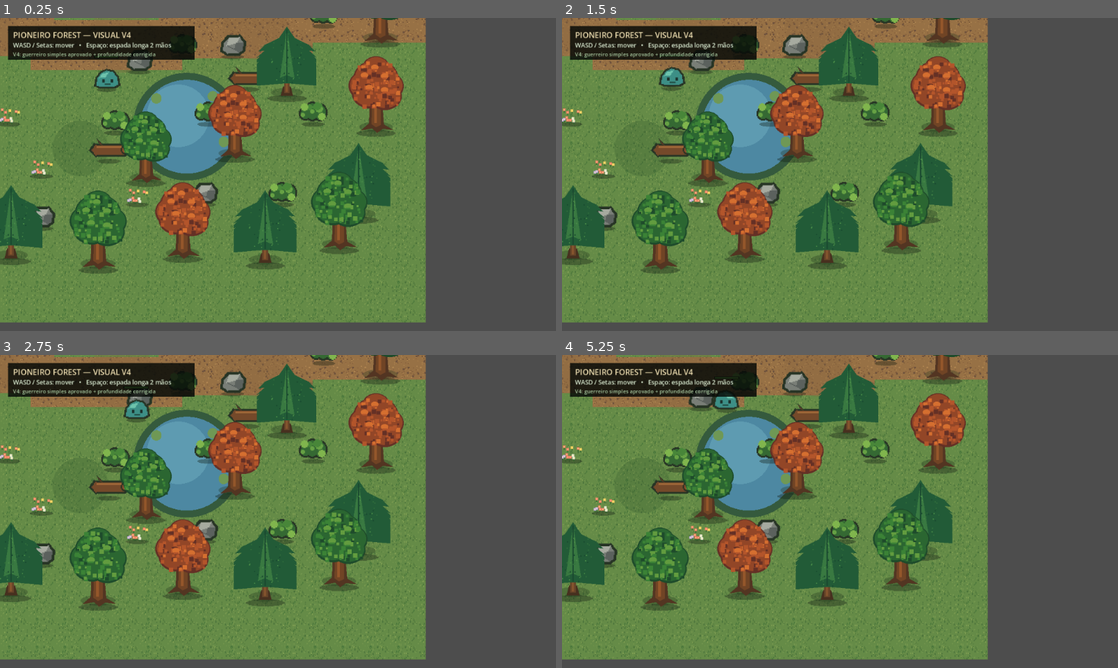
Above: before the commit, frames 1-4 (two rows, left to right).
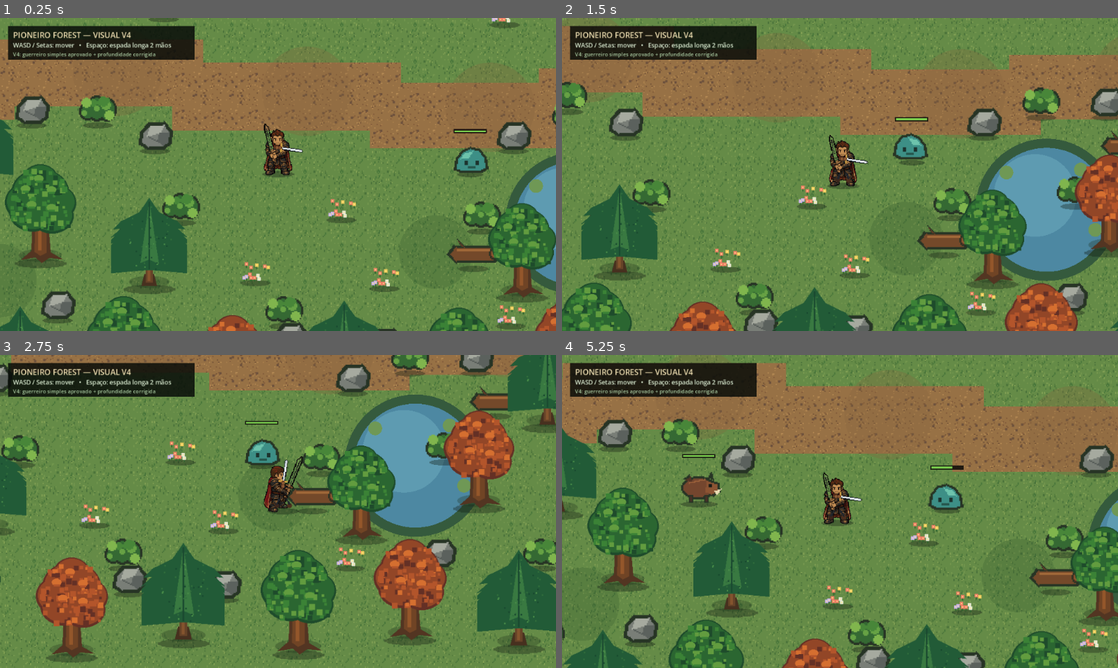
Above: after the commit, the same moments.

Repository: PIONEIRO/PioneiroForestPrototype
Game: Godot game, scene res://scenes/forest_test.tscn
Same seed, same stepped clock (60 frames per second), same inputs: the game is played once before the commit and once after it.
Inputs:
- Up to frame 1 (0.25 s): no input
- Up to frame 2 (1.5 s): hold Right (ui_right) 0.53-1.28 s; tap Space at 0.77 s; hold Down (ui_down) from 1.28 s (still down)
- Up to frame 3 (2.75 s): tap Space at 1.52 s; release Down (ui_down) at 2.03 s; hold Right (ui_right) from 2.03 s (still down)
- Up to frame 4 (5.25 s): release Right (ui_right) at 2.78 s; hold Up (ui_up) 2.78-3.53 s; tap Space at 3.02, 3.77, 4.52 s; hold Left (ui_left) 3.53-5.03 s; hold Down (ui_down) from 5.03 s (still down)

The runs differ from the first frame. In frame 1, 67% of the frame differs, in the area x 0-100%, y 0-100%; in frame 2, 67%; in frame 3, 67%; in frame 4, 69%.
Error before the commit: Parse Error: Cannot infer the type of "swing" variable because the value doesn't have a set type. (res://scripts/player.gd:192)

Commit message:
fix: type V5 animation frame values

Diff:
--- a/scripts/player.gd
+++ b/scripts/player.gd
@@ -187,9 +187,9 @@
 			_draw_weapon(walk, direction, y, 0.0, false)
 		for frame in range(ATTACK_FRAMES):
 			var y := frame * int(CELL_SIZE.y)
-			var lunge := facing_vector_from_index(direction) * float([0,1,2,3,2,0][frame])
+			var lunge: Vector2 = facing_vector_from_index(direction) * float([0,1,2,3,2,0][frame])
 			attack.blit_rect(source, source_rect, Vector2i(base_x + int(round(lunge.x)), y + int(round(lunge.y))))
-			var swing := [-1.05, -0.65, -0.25, 0.18, 0.58, 0.88][frame]
+			var swing: float = float([-1.05, -0.65, -0.25, 0.18, 0.58, 0.88][frame])
 			_draw_weapon(attack, direction, y, swing, true)
 	_idle_texture = ImageTexture.create_from_image(idle)
 	_walk_texture = ImageTexture.create_from_image(walk)
@@ -197,7 +197,7 @@
 
 func _draw_walk_legs(image: Image, direction: int, frame: int, y_offset: int) -> void:
 	var center_x := direction * int(CELL_SIZE.x) + 48
-	var stride := [3, 1, -3, -1][frame]
+	var stride: int = int([3, 1, -3, -1][frame])
 	var boot_y := y_offset + 82
 	_draw_disc(image, center_x - 7 + stride, boot_y, 4, Color("#3b261c"))
 	_draw_disc(image, center_x + 7 - stride, boot_y + (1 if frame in [1,3] else 0), 4, Color("#4c2f1e"))
